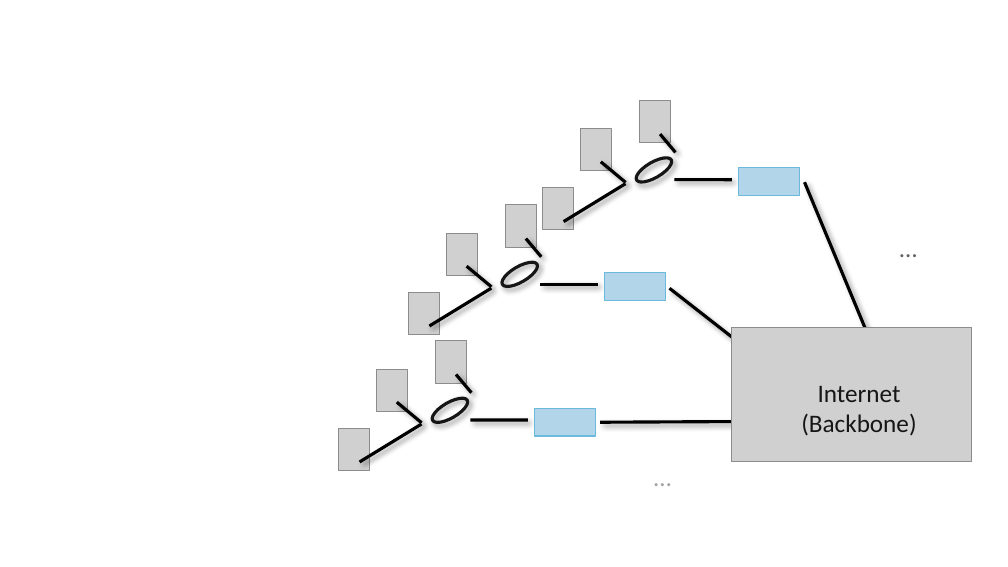
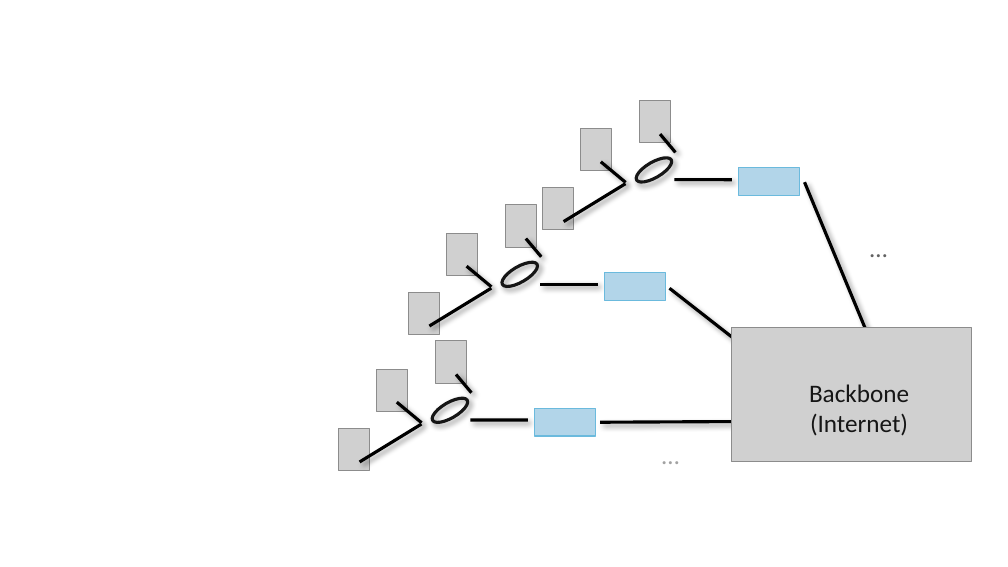
Before and after one commit to SystemsApproach/private5g, a slide deck: slide 1 of figures.pptx. Drawn at 1008x567 pixels with LibreOffice and Linux fonts; fonts in the diff are those of the drawing; grey boxes stand for pictures; background and template pictures are left out. Boxes give left, top, right and bottom in pixels: in the first picture for what was removed or moved away, otherwise in the second. Text is boxed around its words. In the diff, an @@ line names an element or a change of style, - is before the commit and + after.

```diff
--- a/figures.pptx
+++ b/figures.pptx
@@ text "…": place and size @@
-text "…" at bbox=[890, 227, 928, 267]
+text "…" at bbox=[860, 227, 898, 267]
@@ text at bbox=[809, 384, 909, 436]: text changed @@
-Internet
-(Backbone)
+Backbone
+(Internet)
@@ text "…": place and size @@
-text "…" at bbox=[644, 457, 682, 497]
+text "…" at bbox=[652, 434, 690, 475]
```
Also in this commit, not shown: 1 other slide changed, 2 other files.
